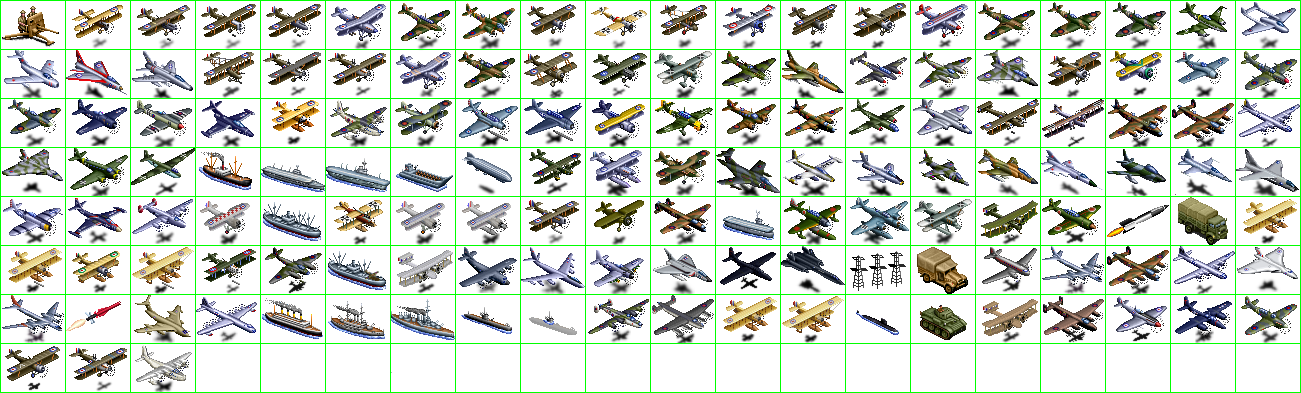
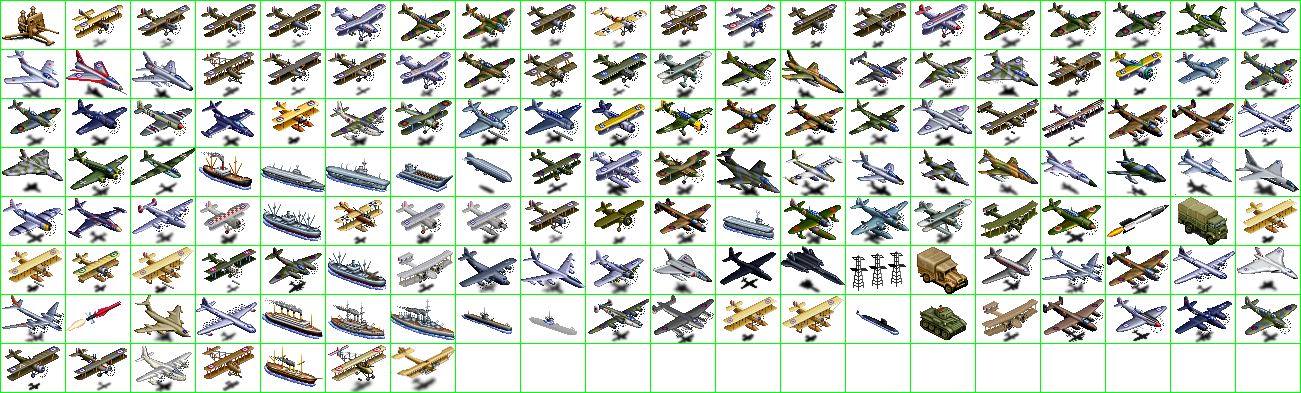
Layers edited between the first and the second 1301px x 393px image:
painted on "units" over [202, 345, 455, 392]
